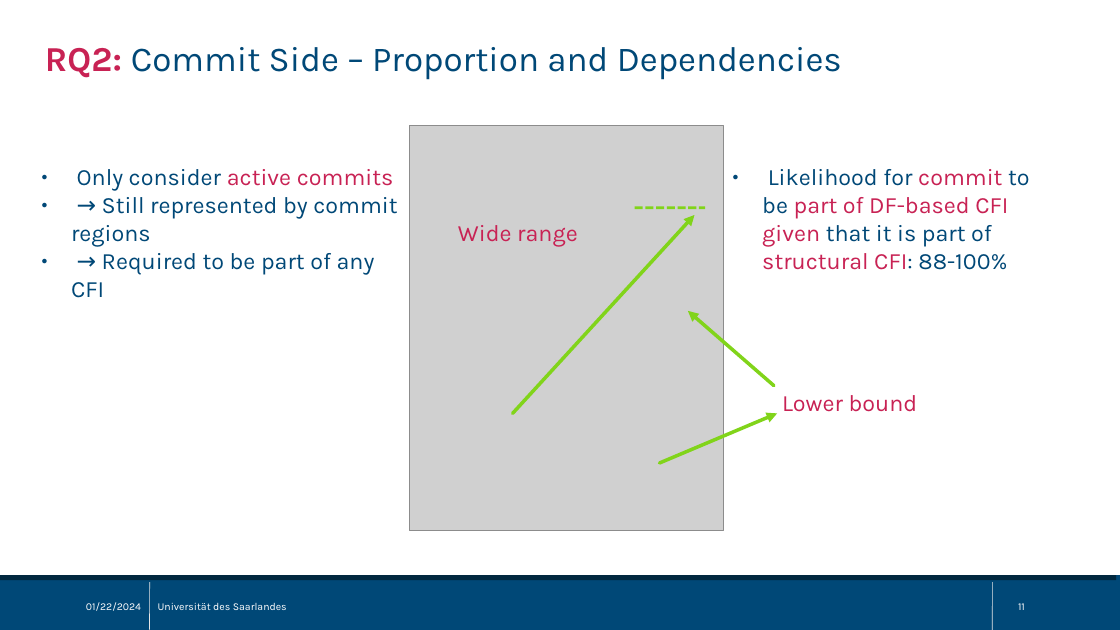
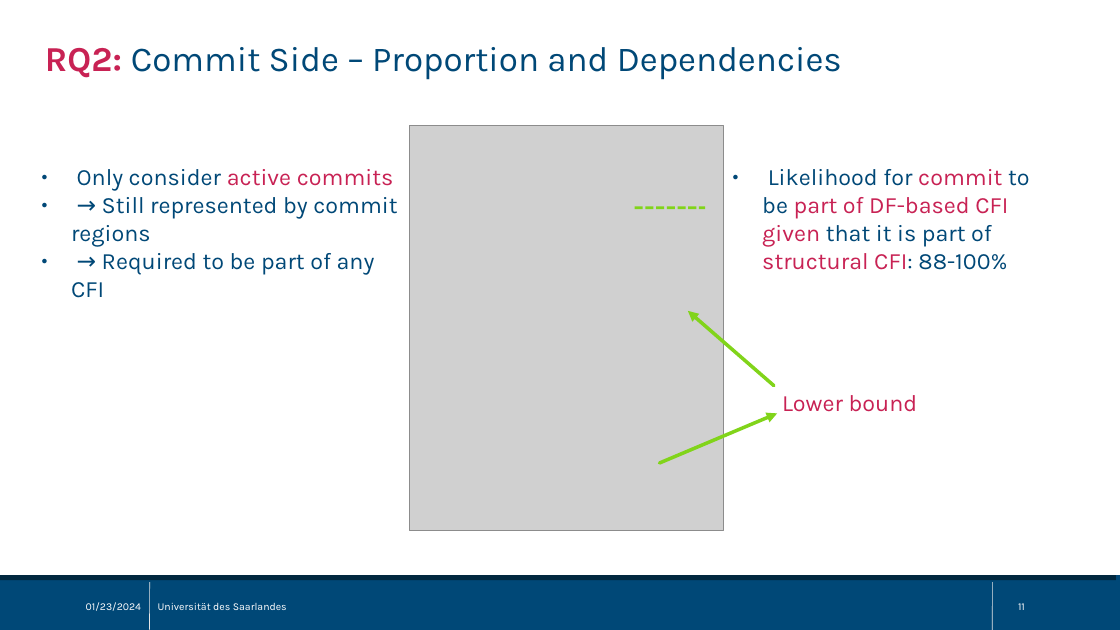
Before and after one commit to sisteu56/bachelor, a slide deck: slide 11 of pres/bachelor_thesis_pres.odp. Drawn at 1120x630 pixels with LibreOffice and Linux fonts; fonts in the diff are those of the drawing; grey boxes stand for pictures. Boxes give left, top, right and bottom in pixels: in the first picture for what was removed or moved away, otherwise in the second. Text is boxed around its words. In the diff, an @@ line names an element or a change of style, - is before the commit and + after.

```diff
--- a/pres/bachelor_thesis_pres.odp
+++ b/pres/bachelor_thesis_pres.odp
@@ text removed at <box>458,225,578,247</box> @@
-Wide range
@@ arrow removed from (513, 413) to (695, 215) @@
@@ text at <box>86,602,141,611</box>: text changed @@
-01/22/2024
+01/23/2024
```
Also in this commit, not shown: 17 other slides changed, 4 other files.
